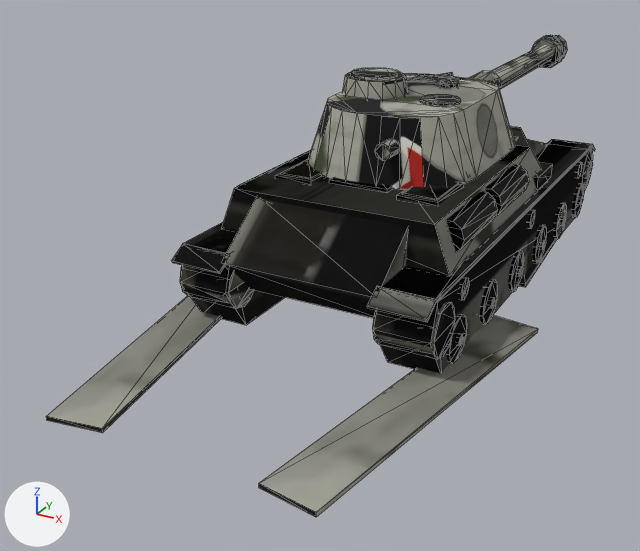
Two versions of the glTF model public/models/is2_winter.glb, one commit apart.
Camera for both pictures: a 50 mm camera at (4.37, -10.79, 4.76) aimed at (-1.07, -0.9, -0.18). The axes (+X, +Y, +Z) are drawn at lower left. The lights are the same throughout. The first picture is the older version. Mesh edges are drawn as thin lines. Vertices at exactly the same position are counted once.

Before the edit, the objects in view are built like this:
```python
me_is2_hull_001 = bpy.data.meshes.new('is2_hull.001')
me_is2_hull_001.from_pydata(...)  # 1086 vertices, 1904 faces; spans x -1.62..1.62, y -3.5..3.54, z 0.0..1.71
me_is2_hull_001.materials.append(mat_hull_ok)  # picture img_hull_ok
me_is2_hull_003 = bpy.data.meshes.new('is2_hull.003')
me_is2_hull_003.from_pydata(...)  # 1090 vertices, 1908 faces; spans x -2.15..1.62, y -5.63..3.54, z 0.0..1.71
me_is2_hull_003.materials.append(mat_hull_trackl)  # picture img_hull_trackl
me_is2_hull_005 = bpy.data.meshes.new('is2_hull.005')
me_is2_hull_005.from_pydata(...)  # 1090 vertices, 1908 faces; spans x -1.62..2.15, y -5.63..3.54, z 0.0..1.71
me_is2_hull_005.materials.append(mat_hull_trackr)  # picture img_hull_trackr
me_is2_turret_001 = bpy.data.meshes.new('is2_turret.001')
me_is2_turret_001.from_pydata(...)  # 306 vertices, 536 faces; spans x -1.1..1.1, y -2.03..6.31, z 1.55..2.6
me_is2_turret_001.materials.append(mat_turret_ok)  # picture img_turret_ok
ob_hull_ok = bpy.data.objects.new('hull_ok', me_is2_hull_001)
ob_hull_ok.location = (0.0, 0.0, 0.0)
ob_hull_trackl = bpy.data.objects.new('hull_trackL', me_is2_hull_003)
ob_hull_trackl.location = (0.0, 0.0, 0.0)
ob_hull_trackr = bpy.data.objects.new('hull_trackR', me_is2_hull_005)
ob_hull_trackr.location = (0.0, 0.0, 0.0)
ob_turret_ok = bpy.data.objects.new('turret_ok', me_is2_turret_001)
ob_turret_ok.location = (0.0, 0.0, 0.0)
```
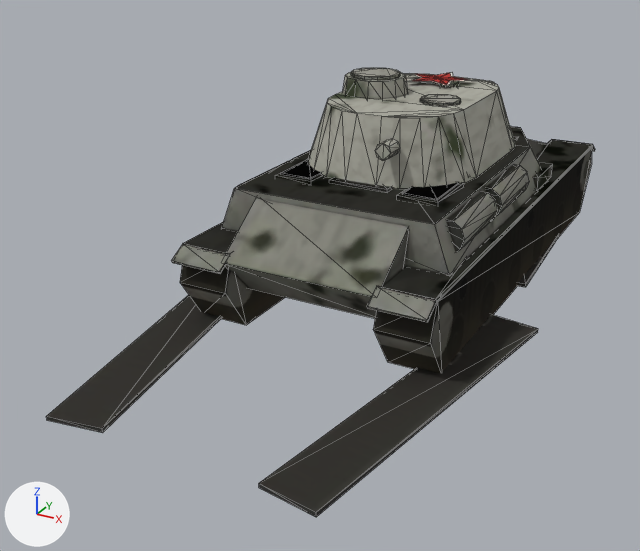
Patch to the scene script:
```diff
--- a/public/models/is2_winter.glb.py
+++ b/public/models/is2_winter.glb.py
@@ me_is2_hull_001 @@
 # used by ob_hull_ok; location = (0.0, 0.0, 0.0)
-me_is2_hull_001.from_pydata(...)  # 1086 vertices, 1904 faces; spans x -1.62..1.62, y -3.5..3.54, z 0.0..1.71
+me_is2_hull_001.from_pydata(...)  # 334 vertices, 544 faces; spans x -1.55..1.55, y -3.5..3.54, z 0.0..1.71
+# me_is2_hull_001 part 1: 544 kept faces spanning x -1.55..1.55, y -3.5..3.54, z 0.0..1.71 get new texture (UV) coordinates
+# edits to the shape of me_is2_hull_001 do not show in these pictures
 me_is2_hull_001.materials.append(mat_hull_ok)
@@ me_is2_hull_003 @@
 # used by ob_hull_trackl; location = (0.0, 0.0, 0.0)
-me_is2_hull_003.from_pydata(...)  # 1090 vertices, 1908 faces; spans x -2.15..1.62, y -5.63..3.54, z 0.0..1.71
+me_is2_hull_003.from_pydata(...)  # 338 vertices, 548 faces; spans x -2.15..1.55, y -5.63..3.54, z 0.0..1.71
+# me_is2_hull_003 part 2: 36 loose pieces with 752 vertices, spanning x -1.62..1.62, y -3.35..3.35, z 0.02..1.02, are deleted
+# me_is2_hull_003 part 3: 548 kept faces spanning x -2.15..1.55, y -5.63..3.54, z 0.0..1.71 get new texture (UV) coordinates
 me_is2_hull_003.materials.append(mat_hull_trackl)
@@ me_is2_hull_005 @@
 # used by ob_hull_trackr; location = (0.0, 0.0, 0.0)
-me_is2_hull_005.from_pydata(...)  # 1090 vertices, 1908 faces; spans x -1.62..2.15, y -5.63..3.54, z 0.0..1.71
+me_is2_hull_005.from_pydata(...)  # 338 vertices, 548 faces; spans x -1.55..2.15, y -5.63..3.54, z 0.0..1.71
+# me_is2_hull_005 part 4: 548 kept faces spanning x -1.55..2.15, y -5.63..3.54, z 0.0..1.71 get new texture (UV) coordinates
+# edits to the shape of me_is2_hull_005 do not show in these pictures
 me_is2_hull_005.materials.append(mat_hull_trackr)
@@ me_is2_turret_001 @@
 # used by ob_turret_ok; location = (0.0, 0.0, 0.0)
-me_is2_turret_001.from_pydata(...)  # 306 vertices, 536 faces; spans x -1.1..1.1, y -2.03..6.31, z 1.55..2.6
+me_is2_turret_001.from_pydata(...)  # 210 vertices, 364 faces; spans x -1.1..1.1, y -2.03..1.3, z 1.55..2.6
+# me_is2_turret_001 part 5: the loose piece of 20 vertices spanning x -0.23..0.23, y 1.2..2.5, z 1.73..2.17 is deleted
+# me_is2_turret_001 part 6: the loose piece of 20 vertices spanning x -0.3..0.3, y 5.87..6.02, z 1.67..2.23 is deleted
+# me_is2_turret_001 part 7: the loose piece of 20 vertices spanning x -0.18..0.18, y 1.2..6.3, z 1.78..2.12 is deleted
+# me_is2_turret_001 part 8: the loose piece of 20 vertices spanning x -0.26..0.26, y 5.68..6.3, z 1.7..2.2 is deleted
+# me_is2_turret_001 part 9: 364 kept faces spanning x -1.1..1.1, y -2.03..1.3, z 1.55..2.6 get new texture (UV) coordinates
+# other edits to the shape of me_is2_turret_001 do not show in these pictures
 me_is2_turret_001.materials.append(mat_turret_ok)
```

What differs and where, as boxes [x1, y1, x2, y2] in the pictures (640 x 551 px):
'hull_trackL', reshaped (7% shorter)
    before: [46, 126, 595, 433]
    after: [46, 148, 592, 433]
'hull_trackR', reshaped
    before: [181, 239, 557, 517]
    after: [172, 126, 595, 517]
'turret_ok', reshaped (20% narrower, 21% shorter)
    before: [308, 35, 567, 189]
    after: [308, 68, 515, 189]
'hull_ok', reshaped (not visible afterwards)
    before: [180, 265, 225, 312]
part 2 of me_is2_hull_003, deleted
    before: [180, 149, 593, 363]
part 3 of me_is2_hull_003, surface changed
    before: [46, 126, 595, 433]
    after: [46, 148, 592, 433]
part 5 of me_is2_turret_001, deleted (mostly hidden)
    before: [468, 70, 501, 88]
part 6 of me_is2_turret_001, deleted
    before: [534, 35, 565, 68]
part 7 of me_is2_turret_001, deleted
    before: [491, 45, 553, 89]
part 8 of me_is2_turret_001, deleted
    before: [531, 35, 567, 68]
part 9 of me_is2_turret_001, surface changed
    both: [308, 68, 515, 189]
